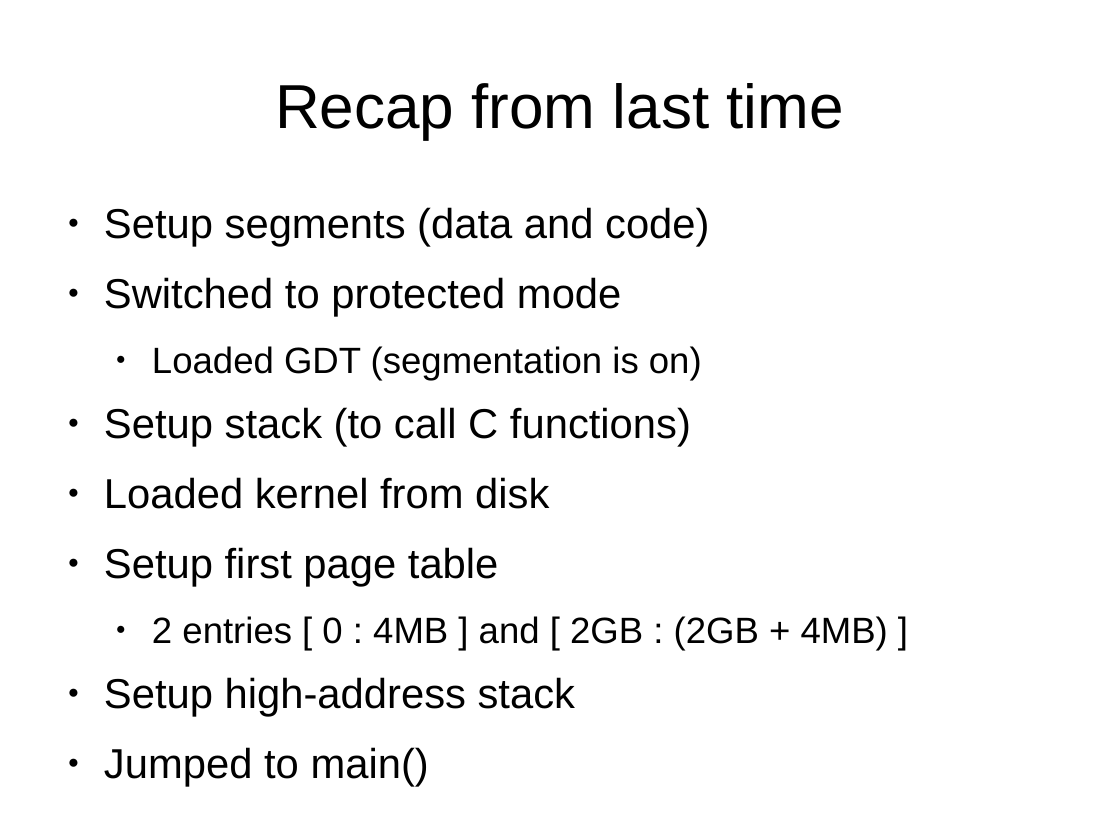
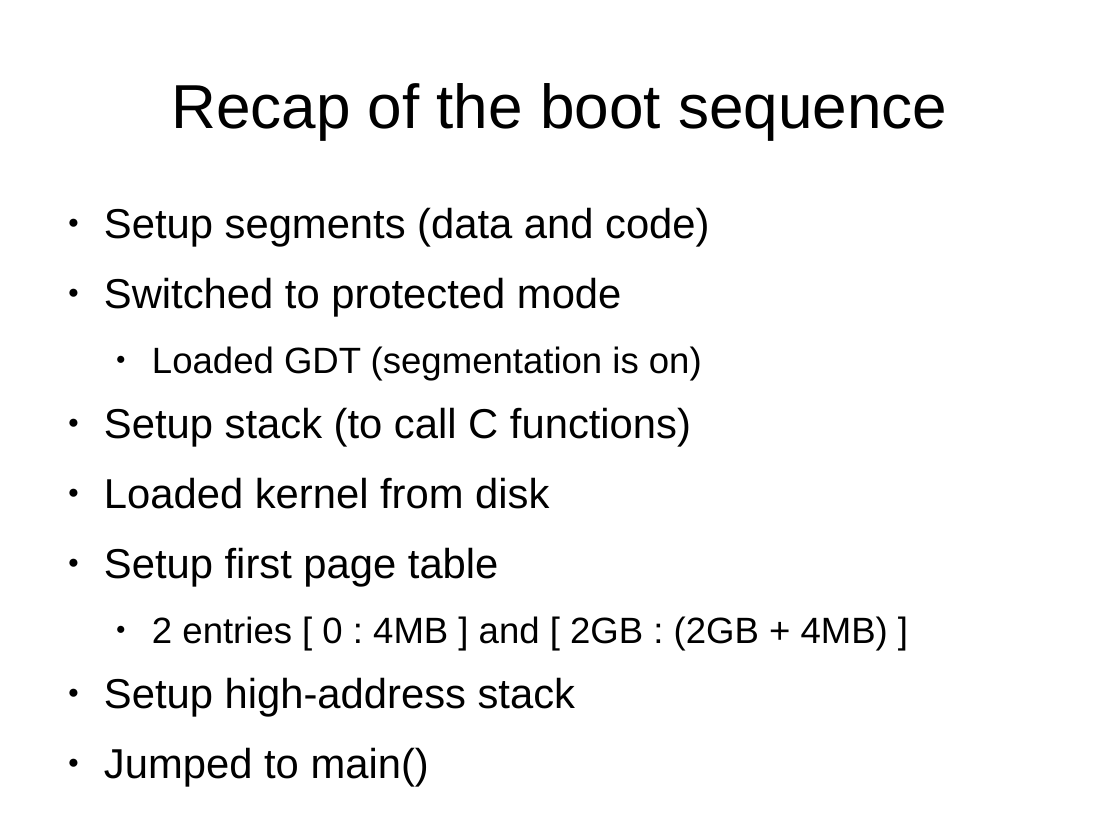
Before and after one commit to antonburtsev/cs5460, a slide deck: slide 25 of lectures/lecture09-kernel-init/lecture09-kernel-init.odp (slide 3 before the commit). Drawn at 1120x840 pixels with LibreOffice and Linux fonts; fonts in the diff are those of the drawing. Boxes give left, top, right and bottom in pixels: in the first picture for what was removed or moved away, otherwise in the second. Text is boxed around its words. In the diff, an @@ line names an element or a change of style, - is before the commit and + after.

Commit message:
Lecture 09 -- Finishing kernel boot

```diff
--- a/lectures/lecture09-kernel-init/lecture09-kernel-init.odp
+++ b/lectures/lecture09-kernel-init/lecture09-kernel-init.odp
@@ title at [171, 83, 947, 139]: text changed @@
-Recap from last time
+Recap of the boot sequence
```
Also in this commit, not shown: 3 other slides changed, 23 slides added, 31 slides removed, 6 other files.
